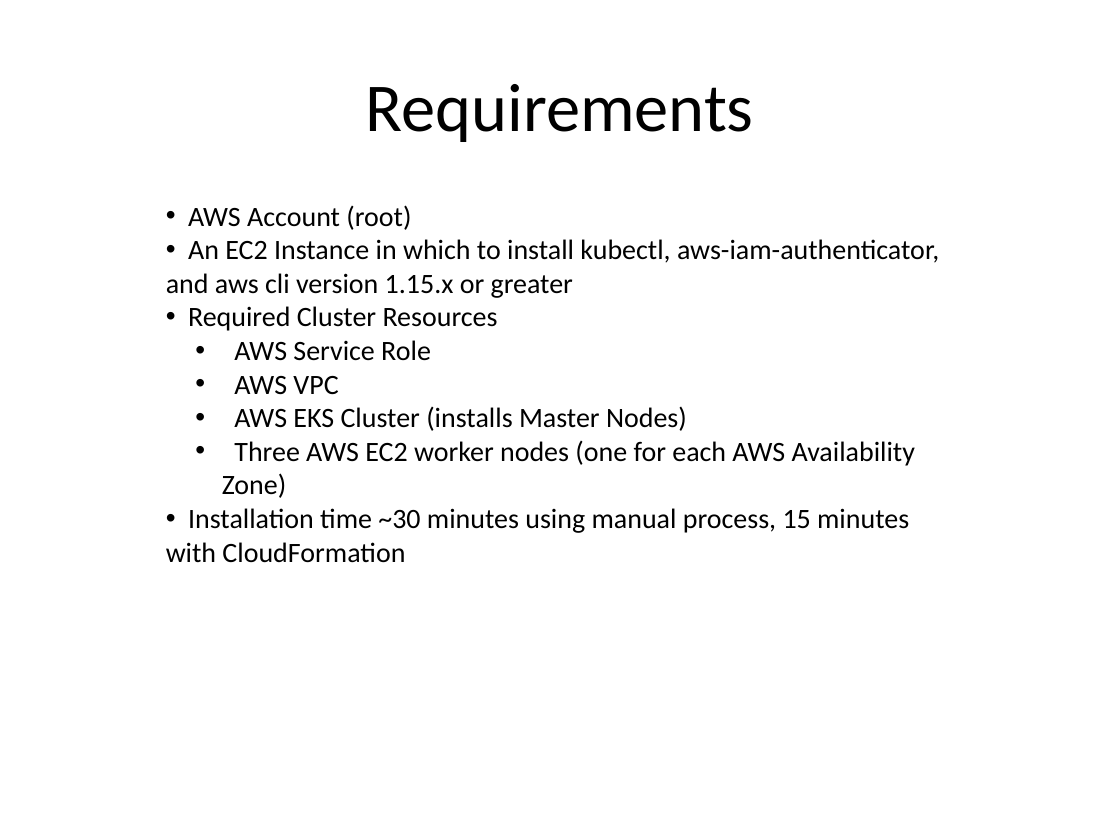
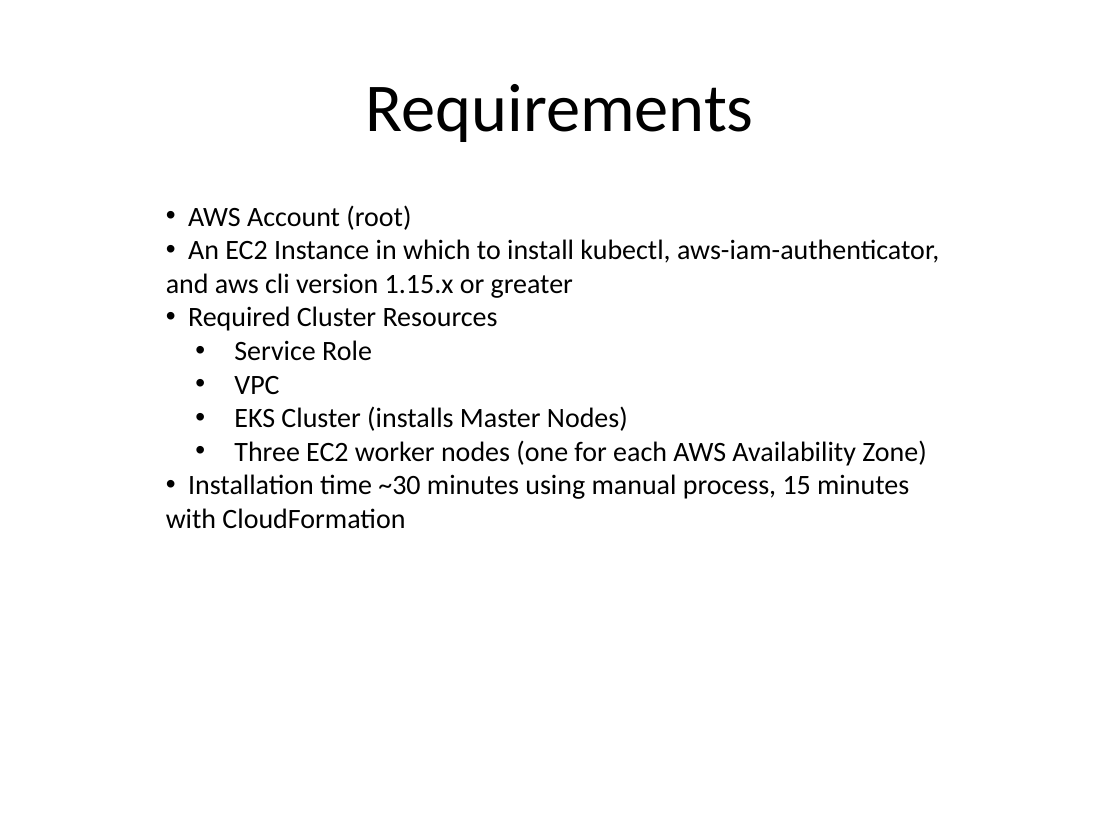
Before and after one commit to kskalvar/aws-eks-cluster-quickstart, a slide deck: slide 4 of slides/AWS-EKS-Cluster-Quickstart.pptx. Drawn at 1120x840 pixels with LibreOffice and Linux fonts; fonts in the diff are those of the drawing; background and template pictures are left out. Boxes give left, top, right and bottom in pixels: in the first picture for what was removed or moved away, otherwise in the second. Text is boxed around its words. In the diff, an @@ line names an element or a change of style, - is before the commit and + after.

```diff
--- a/slides/AWS-EKS-Cluster-Quickstart.pptx
+++ b/slides/AWS-EKS-Cluster-Quickstart.pptx
@@ text at box(234, 340, 927, 466): text changed @@
-  • AWS Service Role
-  • AWS VPC
-  • AWS EKS Cluster (installs Master Nodes)
-  • Three AWS EC2 worker nodes (one for each AWS Availability Zone)
+  • Service Role
+  • VPC
+  • EKS Cluster (installs Master Nodes)
+  • Three EC2 worker nodes (one for each AWS Availability Zone)
```
Also in this commit, not shown: 3 other slides changed.
